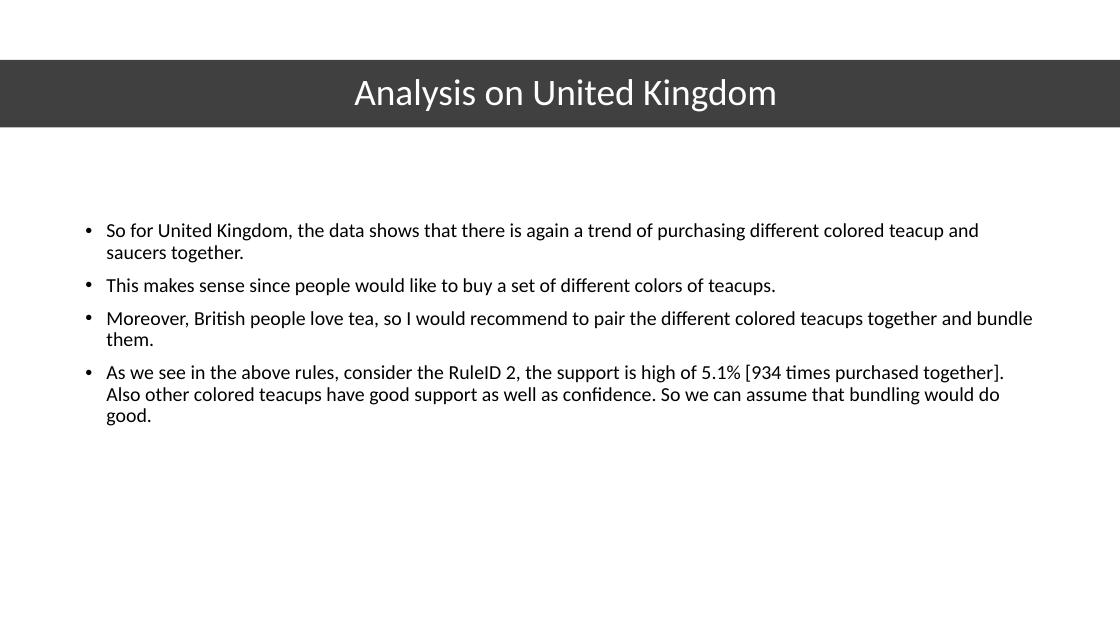
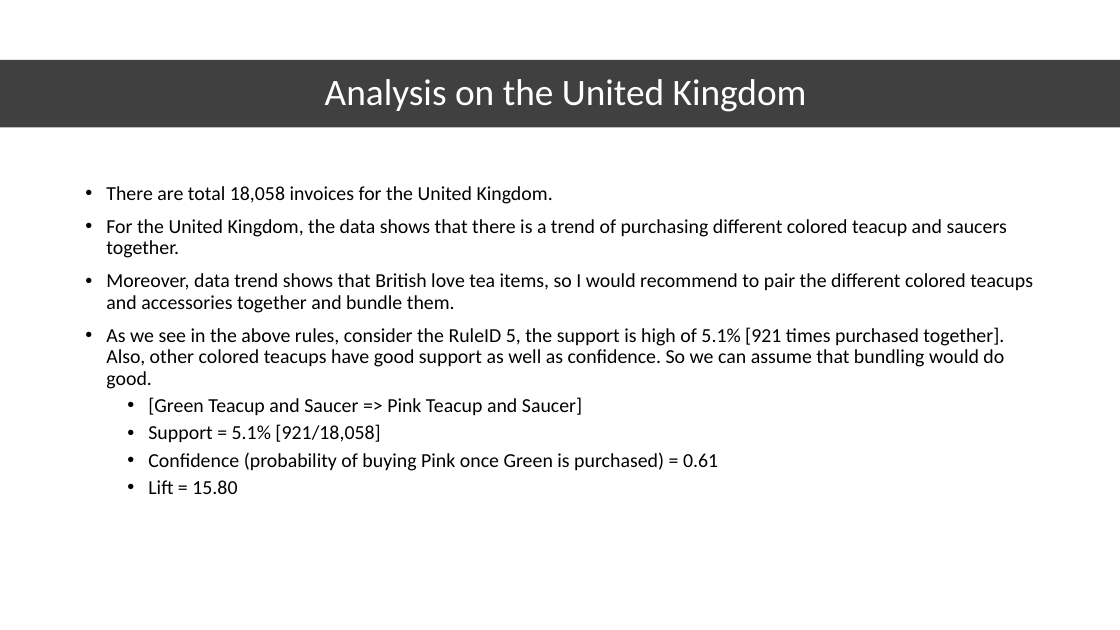
Before and after one commit to RutanshuDesai/Data-Analysis-Market-Basket-Analysis, a slide deck: slide 14 of E-Commerce Market Basket Analysis.pptx (slide 13 before the commit). Drawn at 1120x630 pixels with LibreOffice and Linux fonts; fonts in the diff are those of the drawing. Boxes give left, top, right and bottom in pixels: in the first picture for what was removed or moved away, otherwise in the second. Text is boxed around its words. In the diff, an @@ line names an element or a change of style, - is before the commit and + after.

```diff
--- a/E-Commerce Market Basket Analysis.pptx
+++ b/E-Commerce Market Basket Analysis.pptx
@@ title at (x1=325, y1=79, x2=807, y2=112): text changed @@
-Analysis on United Kingdom
+Analysis on the United Kingdom
@@ text at (x1=106, y1=186, x2=1033, y2=494): text changed @@
-• So for United Kingdom, the data shows that there is again a trend of purchasing different colored teacup and saucers together.
-• This makes sense since people would like to buy a set of different colors of teacups.
-• Moreover, British people love tea, so I would recommend to pair the different colored teacups together and bundle them.
-• As we see in the above rules, consider the RuleID 2, the support is high of 5.1% [934 times purchased together]. Also other colored teacups have good support as well as confidence. So we can assume that bundling would do good.
+• There are total 18,058 invoices for the United Kingdom.
+• For the United Kingdom, the data shows that there is a trend of purchasing different colored teacup and saucers together.
+• Moreover, data trend shows that British love tea items, so I would recommend to pair the different colored teacups and accessories together and bundle them.
+• As we see in the above rules, consider the RuleID 5, the support is high of 5.1% [921 times purchased together]. Also, other colored teacups have good support as well as confidence. So we can assume that bundling would do good.
+  • [Green Teacup and Saucer => Pink Teacup and Saucer]
+  • Support = 5.1% [921/18,058]
+  • Confidence (probability of buying Pink once Green is purchased) = 0.61
+  • Lift = 15.80
```
Also in this commit, not shown: 11 other slides changed, 3 slides added.
